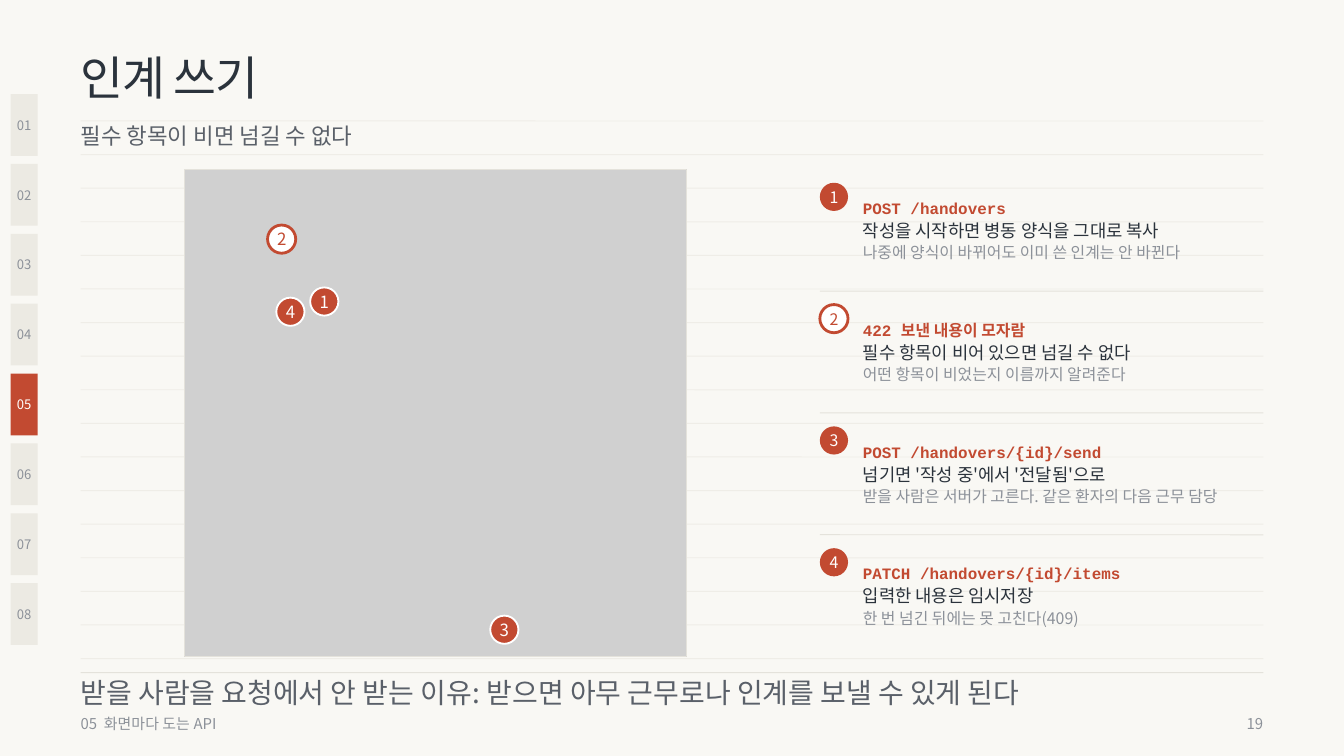
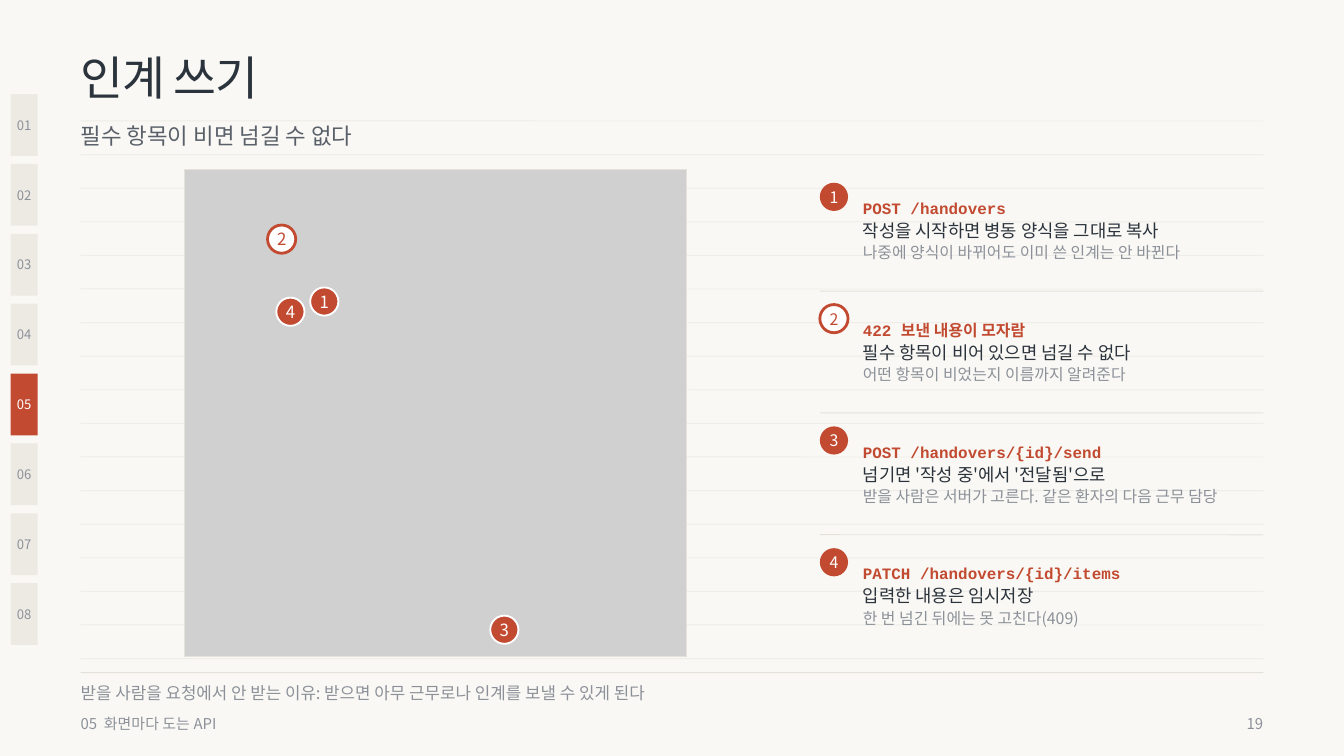
Before and after one commit to wodnjs2020136144/skala-webservice-mini, a slide deck: slide 19 of deliverables/10반_황재원_너와나의인계고리-개요.pptx. Drawn at 1344x756 pixels with LibreOffice and Linux fonts; fonts in the diff are those of the drawing; grey boxes stand for pictures. Boxes give left, top, right and bottom in pixels: in the first picture for what was removed or moved away, otherwise in the second. Text is boxed around its words. In the diff, an @@ line names an element or a change of style, - is before the commit and + after.

```diff
--- a/deliverables/10반_황재원_너와나의인계고리-개요.pptx
+++ b/deliverables/10반_황재원_너와나의인계고리-개요.pptx
@@ text "받을 사람을 요청에서 안 받는 ..." at [81, 685, 645, 700]: size 15 to 9 pt, text colour #5A6069 to #8C9199 @@
```
Also in this commit, not shown: 5 other slides changed, 7 other files.
